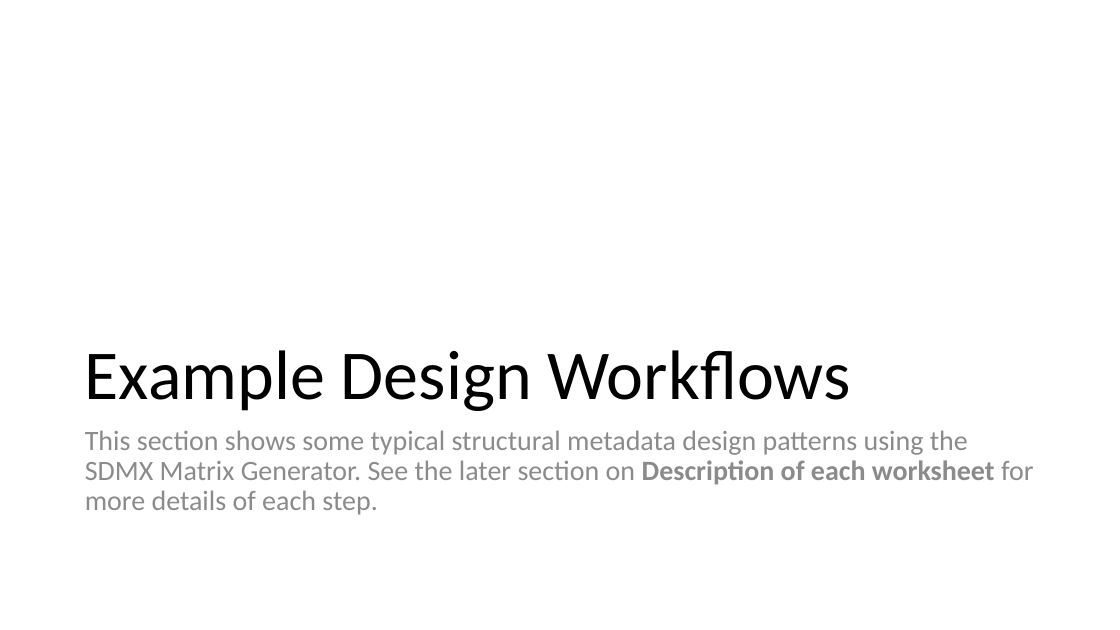
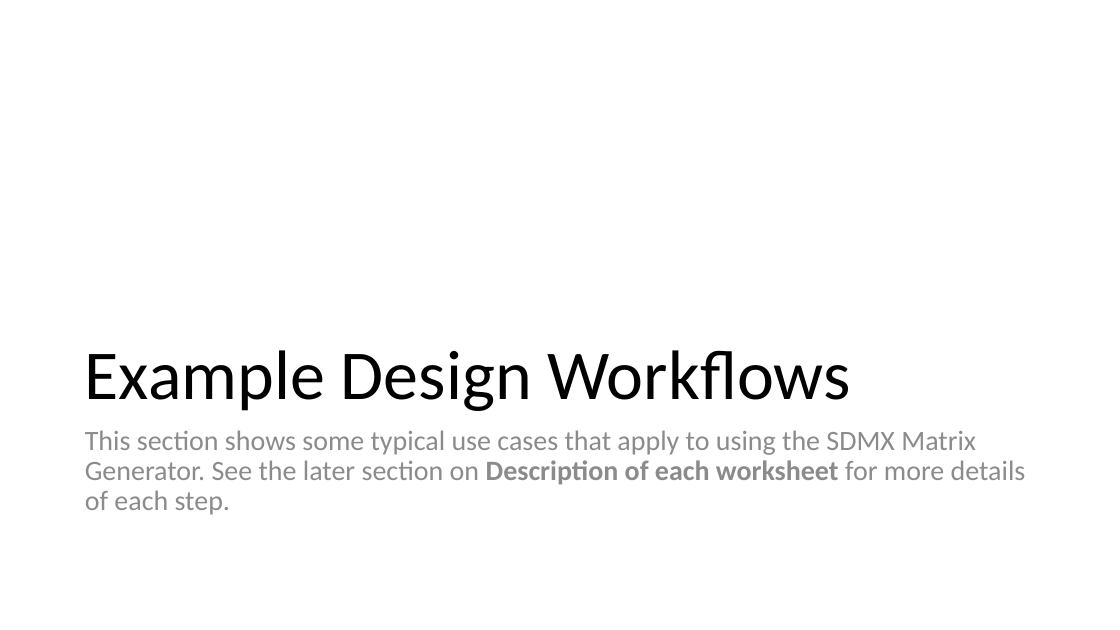
Before and after one commit to OECDSTD/sdmx-matrix-generator, a slide deck: slide 5 of SDMX Matrix Generator User Guide.pptx (slide 4 before the commit). Drawn at 1120x630 pixels with LibreOffice and Linux fonts; fonts in the diff are those of the drawing. Boxes give left, top, right and bottom in pixels: in the first picture for what was removed or moved away, otherwise in the second. Text is boxed around its words. In the diff, an @@ line names an element or a change of style, - is before the commit and + after.

```diff
--- a/SDMX Matrix Generator User Guide.pptx
+++ b/SDMX Matrix Generator User Guide.pptx
@@ text at (x1=85, y1=430, x2=1026, y2=515): text changed @@
-This section shows some typical structural metadata design patterns using the SDMX Matrix Generator. See the later section on Description of each worksheet for more details of each step.
+This section shows some typical use cases that apply to using the SDMX Matrix Generator. See the later section on Description of each worksheet for more details of each step.
```
Also in this commit, not shown: 7 other slides changed, 2 slides added, 12 slides removed.
